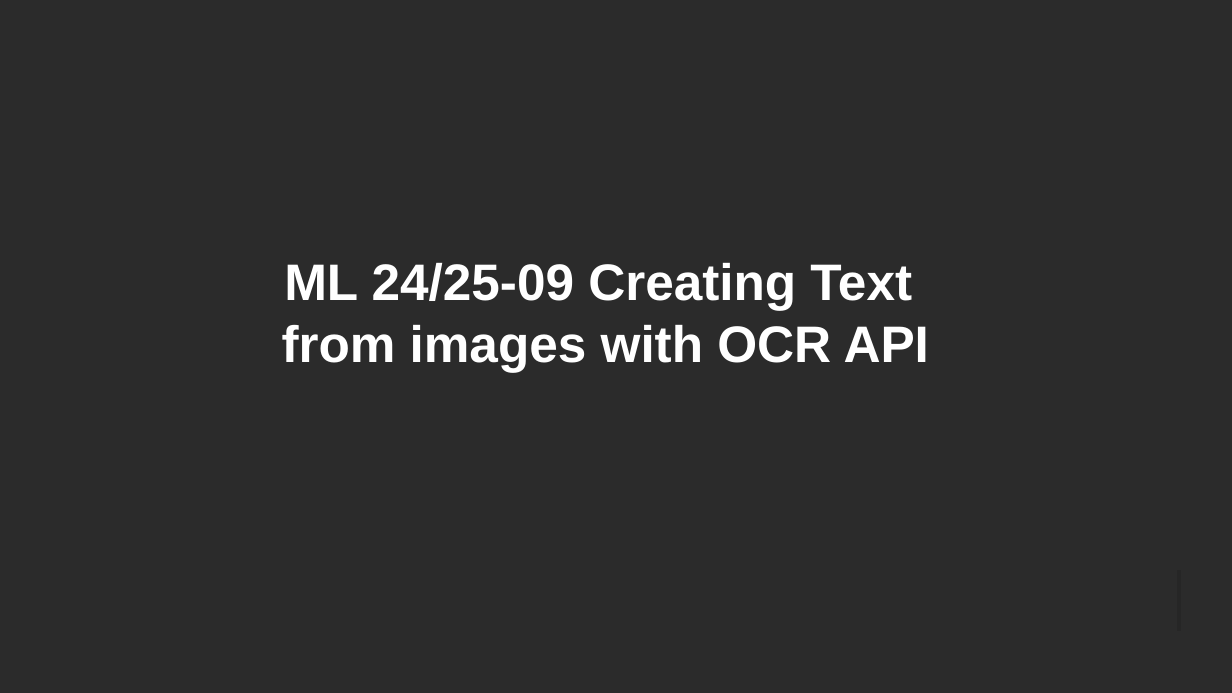
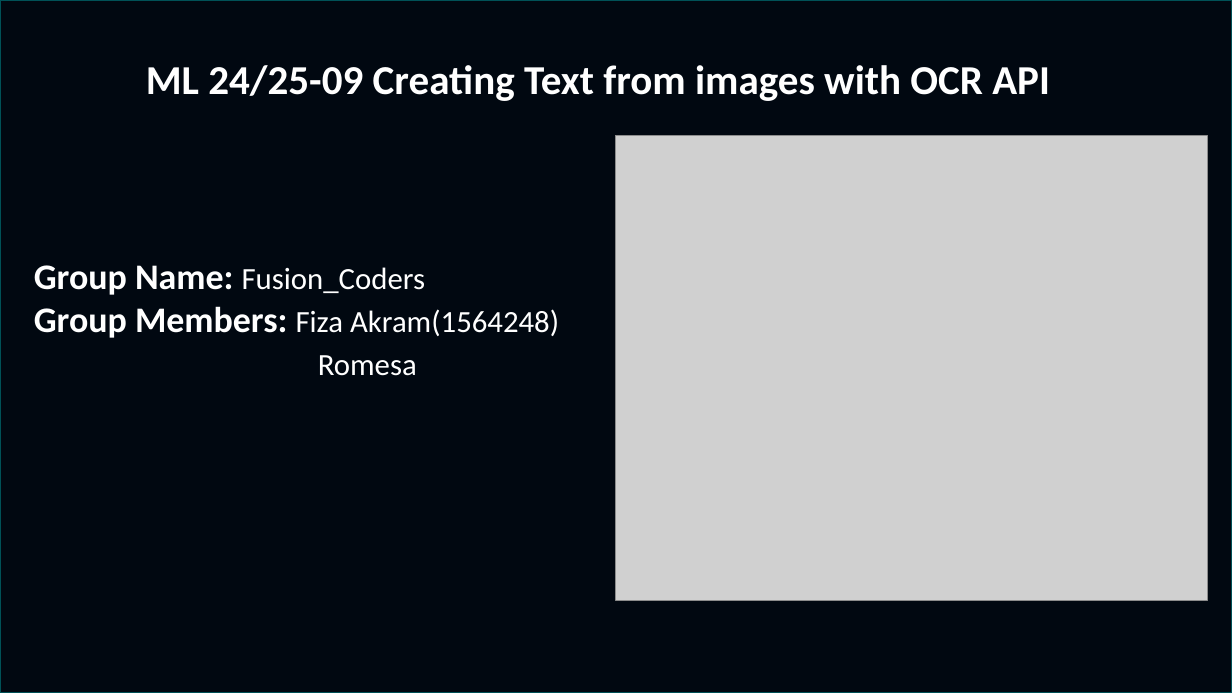
Before and after one commit to FizaAkra/neocortexapi-Fusion_Coders, a slide deck: slide 1 of source/MySEProject/Documentation/Fusion_CodersPPT.pptx. Drawn at 1232x693 pixels with LibreOffice and Linux fonts; fonts in the diff are those of the drawing; grey boxes stand for pictures; background and template pictures are left out; a plain dark background stands for a picture behind light text. Boxes give left, top, right and bottom in pixels: in the first picture for what was removed or moved away, otherwise in the second. Text is boxed around its words. In the diff, an @@ line names an element or a change of style, - is before the commit and + after.

Commit message:
Update PPT

```diff
--- a/source/MySEProject/Documentation/Fusion_CodersPPT.pptx
+++ b/source/MySEProject/Documentation/Fusion_CodersPPT.pptx
@@ background picture (left out) to #FFFFFF @@
@@ rectangle removed at (0,0,1232,693) @@
@@ rectangle added at (0,0,1232,693), fill #010811, outline #005258 1 pt @@
@@ text "ML 24/25-09 Creating Text from ...": place and size @@
-text "ML 24/25-09 Creating Text from ..." at (282,263,929,372)
+text "ML 24/25-09 Creating Text from ..." at (146,65,1050,101)
@@ text "ML 24/25-09 Creating Text from ..." at (146,65,1050,101): size 40 to 32 pt, font Arial to Calibri; alignment centre to left @@
@@ picture added at (616,135,1208,601) @@
@@ text added at (34,265,559,376), 24 pt, text #FFFFFF @@
+Group Name: Fusion_Coders
+Group Members: Fiza Akram(1564248)
+Romesa
@@ line removed from (1179, 570) to (1179, 630) @@
```
Also in this commit, not shown: 10 slides added, 1 slide removed.
